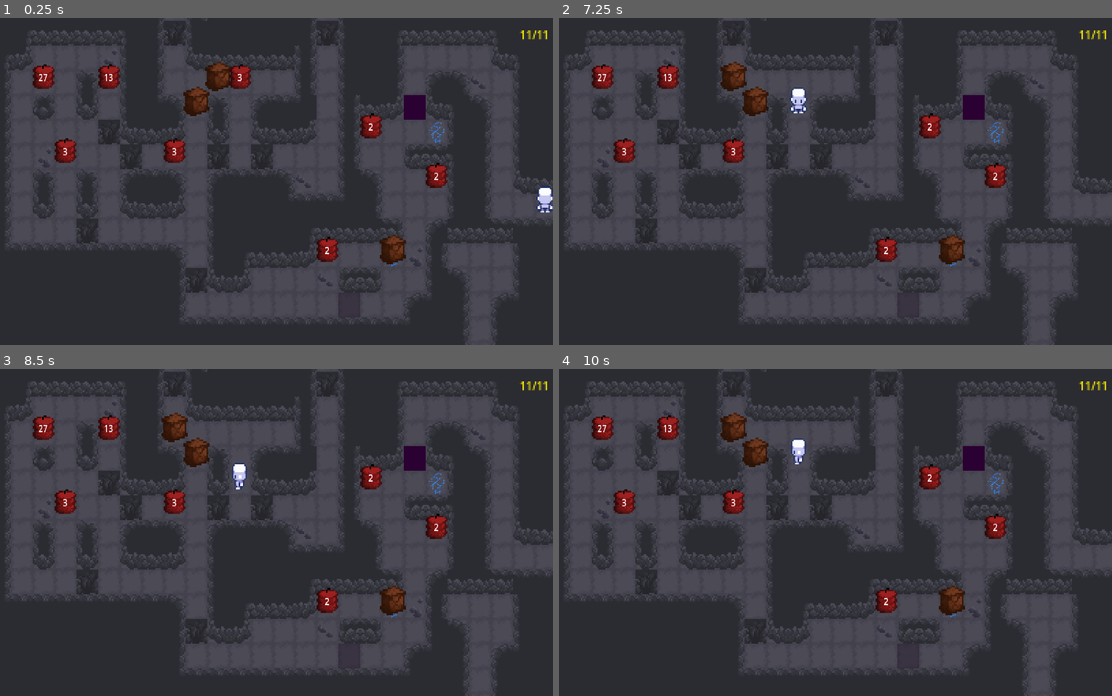
Above: before the commit, frames 1-4 (two rows, left to right).
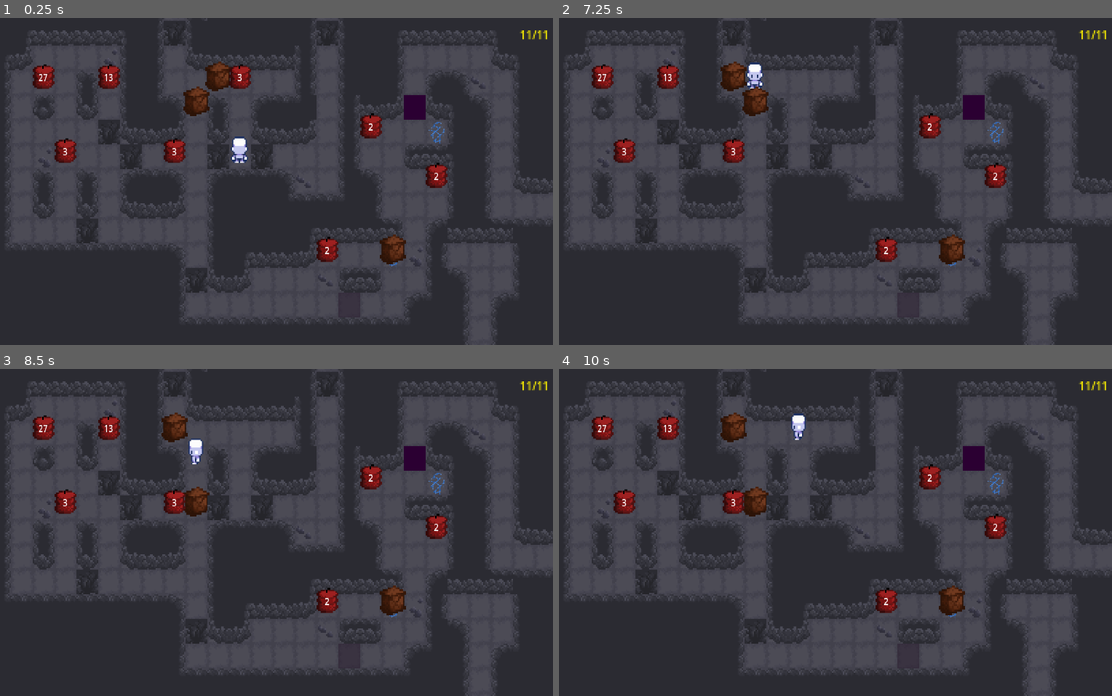
Above: after the commit, the same moments.

Repository: Talisman-J/ExplodingBoxPuzzleGame
Game: Godot game, scene res://scenes/game.tscn
Same seed, same stepped clock (60 frames per second), same inputs: the game is played once before the commit and once after it.
Inputs:
- Up to frame 1 (0.25 s): no input
- Up to frame 2 (7.25 s): tap Enter at 0.5 s; hold U (RunCustomSolution) 0.53-1.28 s; hold Up (ui_up) 0.53-2.03 s; tap R (ResetLevel) every 0.75 s from 1.25 to 4.25 s; tap Z (undo) every 1.5 s from 1.35 to 5.85 s; hold U (RunCustomSolution) 2.03-2.78 s; hold A (left) 2.03-3.53 s; hold S (down) 3.53-4.28 s; hold U (RunCustomSolution) 3.53-4.28 s; hold D (right) 4.28-5.03 s; hold Up (ui_up) 5.03-5.78 s; hold U (RunCustomSolution) 5.03-5.78 s; hold D (right) from 5.78 s (still down); hold U (RunCustomSolution) from 6.53 s (still down)
- Up to frame 3 (8.5 s): release U (RunCustomSolution) at 7.28 s; tap Z (undo) at 7.35 s; release D (right) at 8.03 s; hold S (down) from 8.03 s (still down); hold U (RunCustomSolution) from 8.03 s (still down)
- Up to frame 4 (10 s): release S (down) at 8.78 s; release U (RunCustomSolution) at 8.78 s; hold A (left) 8.78-9.53 s; tap Z (undo) at 8.85 s; hold Up (ui_up) from 9.53 s (still down); hold U (RunCustomSolution) from 9.53 s (still down)

The runs differ from the first frame. In frame 1, 0.4% of the frame differs, in the area x 41-100%, y 36-60%; in frame 2, 0.4%; in frame 3, 0.8%; in frame 4, 1.0%, in the area x 33-45%, y 13-46%.

Commit message:
Fixed colliding with non existing exploding box. Need to allow exploding walls to work again.

Diff:
--- a/scenes/door_and_plate.tscn
+++ b/scenes/door_and_plate.tscn
@@ -20,7 +20,7 @@
 [node name="PlateArea" type="Area2D" parent="."]
 show_behind_parent = true
 collision_layer = 2147483648
-collision_mask = 15
+collision_mask = 2147483663
 
 [node name="Plate" type="CollisionShape2D" parent="PlateArea"]
 show_behind_parent = true
--- a/scenes/explode_box.tscn
+++ b/scenes/explode_box.tscn
@@ -127,6 +127,7 @@
 region_rect = Rect2(32, 32, 32, 16)
 
 [node name="ExplodeBoxArea" type="Area2D" parent="explodingBox"]
+collision_layer = 2147483648
 collision_mask = 2147483663
 
 [node name="ExplodeBoxAreaColl" type="CollisionShape2D" parent="explodingBox/ExplodeBoxArea"]
--- a/scenes/game.tscn
+++ b/scenes/game.tscn
@@ -232,7 +232,6 @@
 vertical_alignment = 1
 
 [node name="Player" parent="." instance=ExtResource("2_lnu2h")]
-position = Vector2(224, 32)
 
 [node name="TileMapLayerWalls" type="TileMapLayer" parent="."]
 show_behind_parent = true
